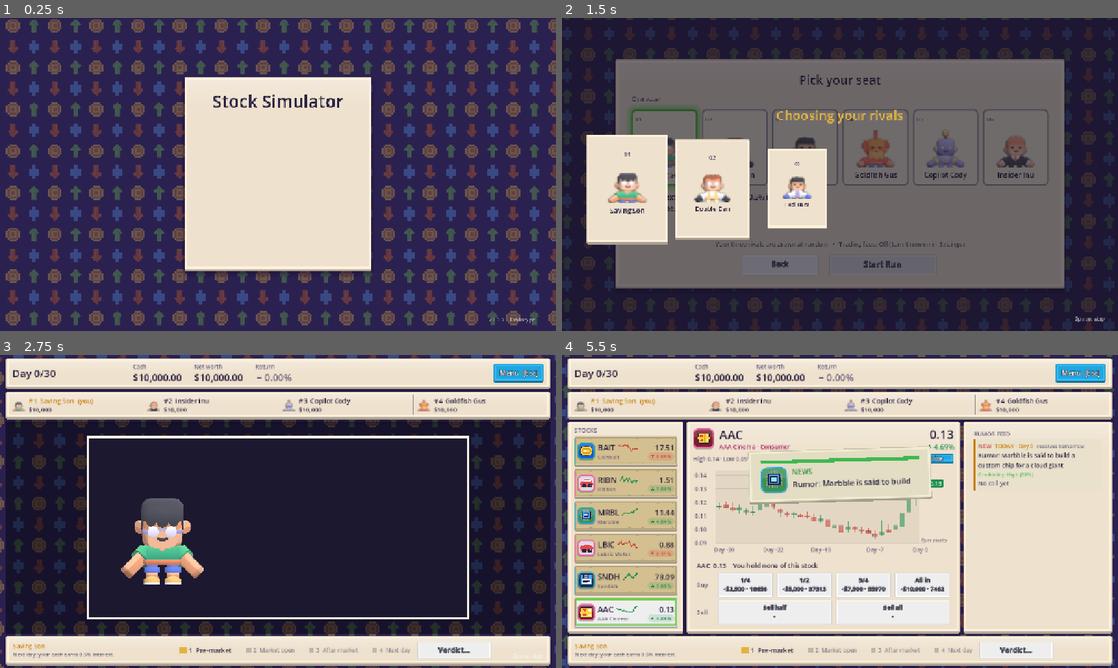
Above: before the commit, frames 1-4 (two rows, left to right).
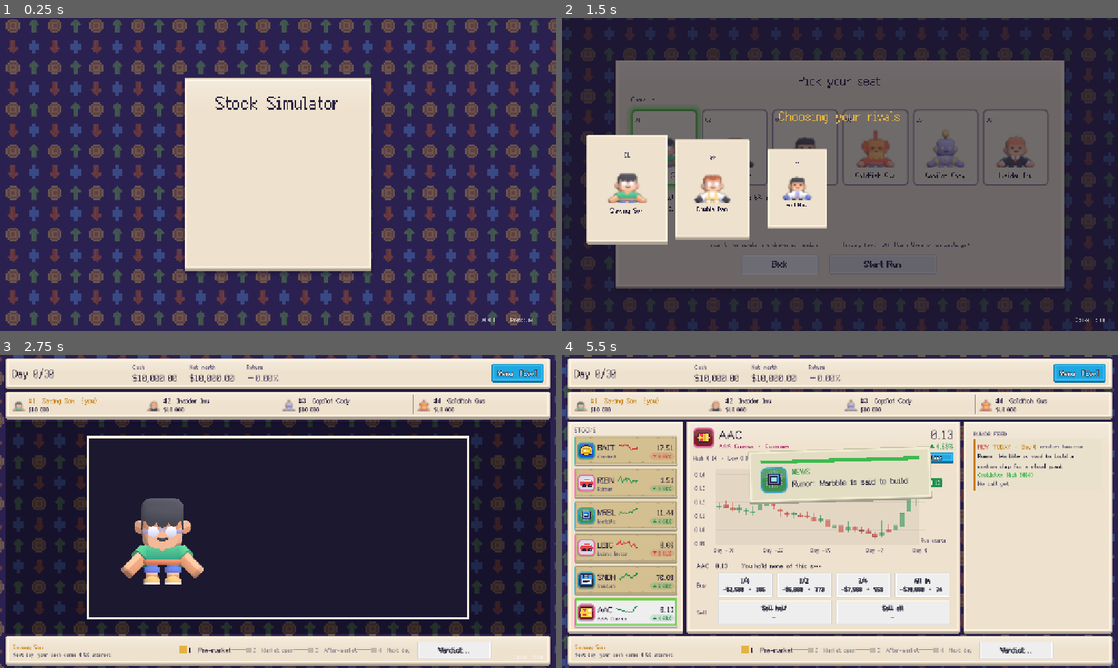
Above: after the commit, the same moments.

Repository: littenduck/stock-simulator
Game: Godot game, scene res://ui/main_menu/main_menu.tscn
The game is run twice, just before and just after one commit, with the same random seed, the same clock (stepped at 60 frames per second) and the same inputs.
Inputs (mouse positions are in pixels of both pictures, inside the frame that each line leads up to):
- Up to frame 1 (0.25 s): no input
- Up to frame 2 (1.5 s): click "New Run" at 0.5 s; click "Start Run" at 1.25 s
- Up to frame 3 (2.75 s): tap Enter (ui_accept) at 2, 2.27 s; move the mouse to (400, 495) at 2.02 s; hold Right from 2.03 s (still down); hold B (buy) from 2.03 s (still down); click (400, 495) at 2.17 s
- Up to frame 4 (5.5 s): move the mouse to (728, 527) at 2.77 s; release Right at 2.78 s; release B (buy) at 2.78 s; hold Left 2.78-3.53 s; tap Space (next_day) at 2.85 s; tap Enter (ui_accept) at 3.02, 4.52, 5.27 s; move the mouse to (895, 442) at 3.52 s; hold Right 3.53-4.28 s; tap 3 (select_stock_3) at 3.6 s; move the mouse to (812, 574) at 4.27 s; hold W 4.28-5.03 s; tap 6 (select_stock_6) at 4.35 s; click (812, 574) at 4.42 s; move the mouse to (1006, 558) at 5.02 s; hold Left from 5.03 s (still down); hold S (sell) from 5.03 s (still down)

The runs differ from the first frame. In frame 1, 1.0% of the frame differs, in the area x 33-97%, y 18-98%; in frame 2, 2.3%; in frame 3, 2.2%; in frame 4, 6.8%, in the area x 1-99%, y 2-97%.

Commit message:
ui: Fusion Pixel 12px as the font of the whole game (OFL, licences kept next to it)
Co-Authored-By: Claude Sonnet 5.5 <noreply@anthropic.com>

Diff:
--- a/project.godot
+++ b/project.godot
@@ -30,6 +30,7 @@
 [gui]
 
 theme/custom="res://ui/theme/main_theme.tres"
+theme/custom_font="res://ui/theme/fonts/fusion-pixel-12px-proportional-zh_hans.otf.woff2"
 
 [input]
 
Not shown, changed: CREDITS.txt
Not shown, added: ui/theme/fonts/LICENSES/ark-pixel/OFL.txt
Not shown, added: ui/theme/fonts/LICENSES/cubic-11/OFL.txt
Not shown, added: ui/theme/fonts/LICENSES/galmuri/LICENSE.txt
Not shown, added: ui/theme/fonts/OFL.txt
Binary file added: ui/theme/fonts/fusion-pixel-12px-proportional-zh_hans.otf.woff2
Not shown, added: ui/theme/fonts/fusion-pixel-12px-proportional-zh_hans.otf.woff2.import
